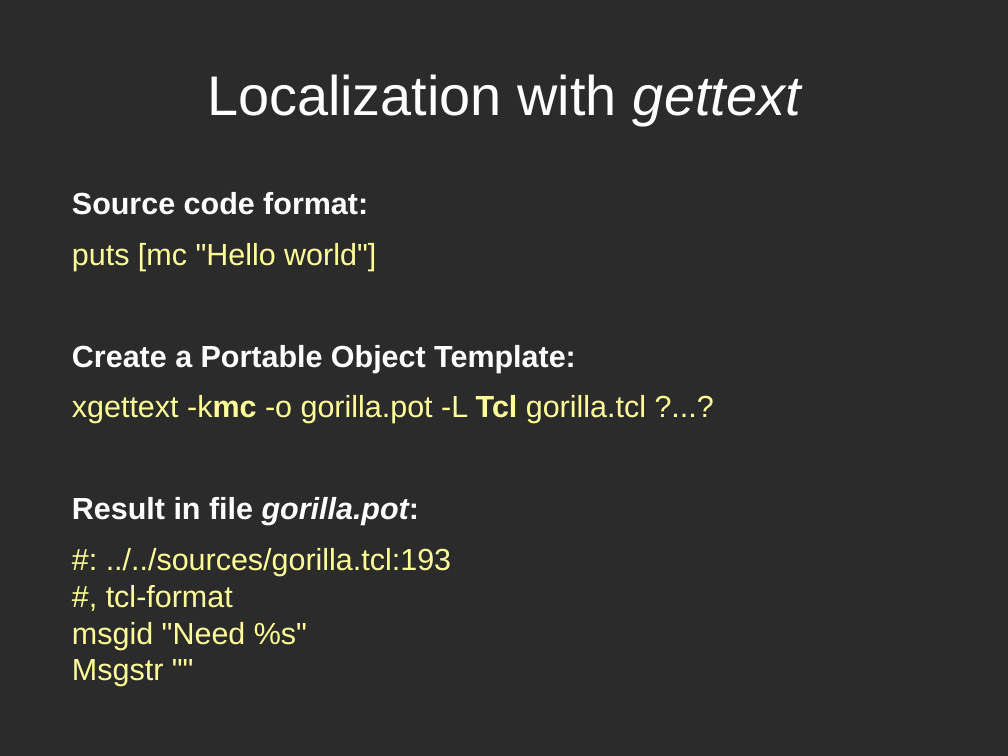
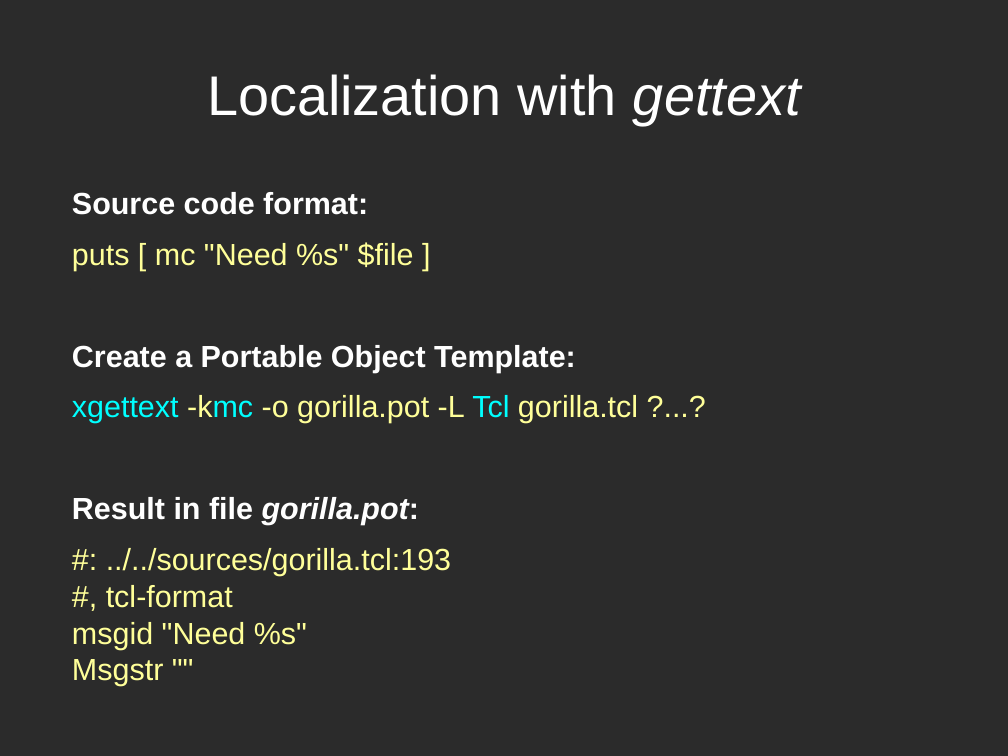
Before and after one commit to zdia/gorilla, a slide deck: slide 28 of EuroTcl 2012/PWgorila.odp (slide 33 before the commit). Drawn at 1008x756 pixels with LibreOffice and Linux fonts; fonts in the diff are those of the drawing; background and template pictures are left out; a plain dark background stands for a picture behind light text. Boxes give left, top, right and bottom in pixels: in the first picture for what was removed or moved away, otherwise in the second. Text is boxed around its words. In the diff, an @@ line names an element or a change of style, - is before the commit and + after.

```diff
--- a/EuroTcl 2012/PWgorila.odp
+++ b/EuroTcl 2012/PWgorila.odp
@@ text at [72,242,414,270]: text changed @@
-puts [mc "Hello world"]
+puts [ mc "Need %s" $file ]
@@ text at [72,395,638,423]: text colour #FFFF99 to #00FFFF in "xgettext -kmc Tcl"; bold off in "-kmc Tcl" @@
```
Also in this commit, not shown: 12 other slides changed, 4 slides added, 15 slides removed, 1 other file.
